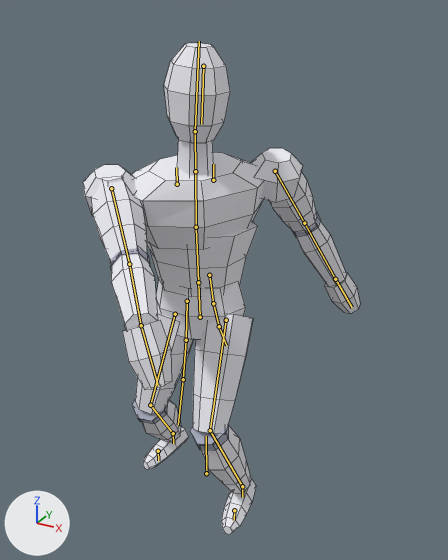
What one commit did to the Blender file blender/mannequin.blend.
Both versions are drawn from a camera (50 mm lens) standing at (1.093, -1.832, 1.851) and looking at (0.116, -0.055, 0.962). Lighting does not change. The marker at lower left points along +X, +Y and +Z. The picture after the commit comes second. Both versions are drawn at frame 26 of the action 'Attack1'; the numbers are the values there. The bones that bend it are drawn over the model as lines. Mesh edges are drawn as thin lines.

In view in the first picture: 'mannequin'.
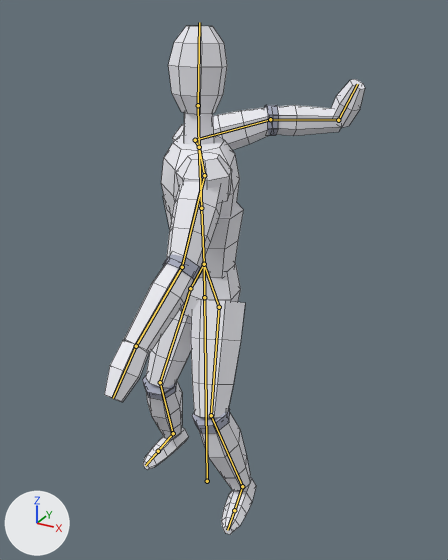
Changed parts and their boxes [x1, y1, x2, y2] in the pictures (448 x 560 px):
'mannequin', posed: before [83, 43, 360, 534]; after [104, 26, 365, 534]
bone 'root', root to tip: before (206, 473) to (206, 436); after (207, 481) to (204, 297)
bone 'hips', root to tip: before (200, 317) to (198, 282); after (204, 297) to (204, 264)
bone 'spine1', root to tip: before (198, 282) to (196, 227); after (204, 264) to (201, 208)
bone 'spine2', root to tip: before (196, 227) to (195, 171); after (201, 208) to (199, 147)
bone 'neck', root to tip: before (195, 171) to (195, 131); after (199, 147) to (198, 105)
bone 'head', root to tip: before (195, 131) to (199, 41); after (198, 105) to (199, 22)
bone 'upper_arm_L', root to tip: before (275, 171) to (304, 223); after (204, 175) to (182, 267)
bone 'forearm_L', root to tip: before (304, 223) to (335, 279); after (182, 267) to (136, 346)
bone 'upper_arm_R', root to tip: before (111, 188) to (129, 264); after (195, 140) to (270, 119)
bone 'hand_R', root to tip: before (141, 325) to (158, 385); after (338, 120) to (357, 84)
bone 'thigh_L', root to tip: before (226, 320) to (210, 430); after (219, 307) to (211, 415)
bone 'shin_L', root to tip: before (210, 430) to (242, 486); after (211, 415) to (242, 486)
bone 'foot_L', root to tip: before (242, 486) to (242, 497); after (242, 486) to (234, 510)
bone 'thigh_R', root to tip: before (175, 314) to (150, 405); after (190, 288) to (160, 382)
bone 'shin_R', root to tip: before (150, 405) to (173, 433); after (160, 382) to (173, 433)
bone 'foot_R', root to tip: before (173, 433) to (173, 443); after (173, 433) to (158, 451)

The edits, one by one:
Bone 'root' (bone_root) moves from (0.0, 0.0, 0.0) to (-0.017, -0.074, -0.031).
Bone 'hips' (bone_hips) moves from (0.028, -0.1, 0.076) to (0.0, 0.0, 0.0).
Bone 'hips' (bone_hips) turns from (0, 11, 2) to (0, -26, 0) degrees about its own x, y and z.
Bone 'spine1' (bone_spine1) turns from (7, 6, -2) to (2, -7, 0) degrees about its own x, y and z.
Bone 'spine2' (bone_spine2) turns from (11, 25, 0) to (1, -22, 0) degrees about its own x, y and z.
Bone 'neck' (bone_neck) turns from (0, 0, 0) to (-2, 0, 0) degrees about its own x, y and z.
Bone 'head' (bone_head) turns from (-13, -24, 0) to (-3, 47, 0) degrees about its own x, y and z.
Bone 'upper_arm_L' (bone_upper_arm_l) turns from (7, 0, -29) to (-17, 0, -37) degrees about its own x, y and z.
Bone 'forearm_L' (bone_forearm_l) turns from (-25, 0, 0) to (-16, 0, 0) degrees about its own x, y and z.
Bone 'upper_arm_R' (bone_upper_arm_r) turns from (-74, 0, -11) to (104, 0, 24) degrees about its own x, y and z.
Bone 'hand_R' (bone_hand_r) turns from (50, 0, 0) to (76, 0, 0) degrees about its own x, y and z.
Bone 'thigh_L' (bone_thigh_l) turns from (-30, 10, -4) to (-22, -28, -11) degrees about its own x, y and z.
Bone 'shin_L' (bone_shin_l) turns from (54, 3, 1) to (43, 4, 1) degrees about its own x, y and z.
Bone 'foot_L' (bone_foot_l) turns from (-25, -7, 10) to (-15, -15, -3) degrees about its own x, y and z.
Bone 'thigh_R' (bone_thigh_r) turns from (-9, 12, 14) to (-28, -24, 8) degrees about its own x, y and z.
Bone 'shin_R' (bone_shin_r) turns from (48, -4, -3) to (46, -3, -1) degrees about its own x, y and z.
Bone 'foot_R' (bone_foot_r) turns from (-36, 4, -15) to (-22, 13, 3) degrees about its own x, y and z.
